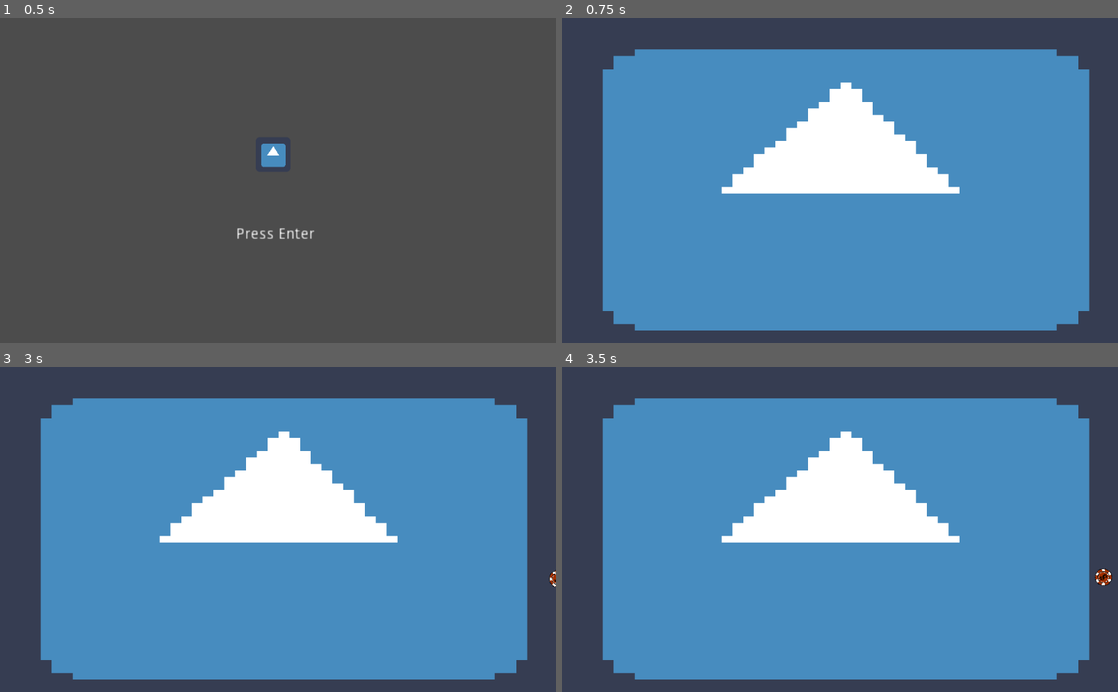
Above: before the commit, frames 1-4 (two rows, left to right).
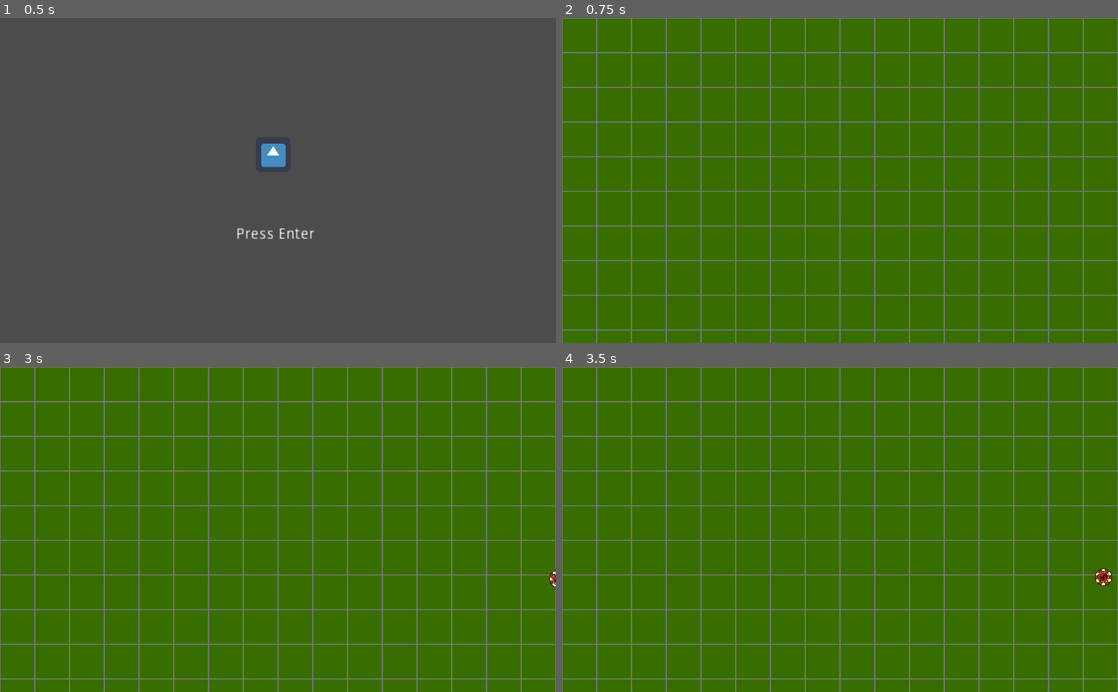
Above: after the commit, the same moments.

Repository: ConnorWhalen/gmtk2022
Game: Godot game, scene res://scenes/Main.tscn
Same seed, same stepped clock (60 frames per second), same inputs: the game is played once before the commit and once after it. The engine's default icon, where the game draws it, is replaced by a stand-in: a white triangle on a blue panel in a dark square.
Inputs:
- Up to frame 1 (0.5 s): no input
- Up to frame 2 (0.75 s): tap Enter (ui_accept) at 0.5 s
- Up to frame 3 (3 s): tap Enter (ui_accept) at 0.77, 1.25, 1.52, 2, 2.75 s
- Up to frame 4 (3.5 s): tap Enter (ui_accept) at 3.02 s

Frame 1 is identical in both runs. In frame 2, 100% of the frame differs, in the area x 0-100%, y 0-100%; in frame 3, 100%; in frame 4, 100%.

Commit message:
add basic game background and special tiles

Diff:
--- a/scenes/Game.gd
+++ b/scenes/Game.gd
@@ -2,24 +2,39 @@
 
 
 onready var Chip = preload("res://scenes/Chip.tscn")
+onready var Special = preload("res://scenes/Special.tscn")
 
 var chips = []
+var specials = []
 
 
 func _ready():
 	$ChipTimer.start()
+	$SpecialTimer.start()
 
 
 func _process(delta):
-	for i in range(chips.size()-1, -1, -1):
-		var chip = chips[i]
-		if chip.dead:
-			remove_child(chip)
-			chips.remove(i)
+	cull(chips)
+	cull(specials)
 
 
 
 func _on_ChipTimer_timeout():
 	var chip = Chip.instance()
+	chip.z_index = 1
 	add_child(chip)
 	chips.append(chip)
+
+
+func _on_SpecialTimer_timeout():
+	var special = Special.instance()
+	add_child(special)
+	specials.append(special)
+
+
+func cull(nodes):
+	for i in range(nodes.size()-1, -1, -1):
+		var node = nodes[i]
+		if node.dead:
+			remove_child(node)
+			nodes.remove(i)
--- a/scenes/Game.tscn
+++ b/scenes/Game.tscn
@@ -1,17 +1,20 @@
 [gd_scene load_steps=3 format=2]
 
-[ext_resource path="res://icon.png" type="Texture" id=1]
+[ext_resource path="res://assets/board.png" type="Texture" id=1]
 [ext_resource path="res://scenes/Game.gd" type="Script" id=2]
 
 [node name="Game" type="Node2D"]
 script = ExtResource( 2 )
 
 [node name="BG" type="Sprite" parent="."]
-position = Vector2( 512.75, 299.75 )
-scale = Vector2( 19.9141, 12.0703 )
+position = Vector2( 512, 300 )
 texture = ExtResource( 1 )
 
 [node name="ChipTimer" type="Timer" parent="."]
 wait_time = 2.0
 
+[node name="SpecialTimer" type="Timer" parent="."]
+wait_time = 5.0
+
 [connection signal="timeout" from="ChipTimer" to="." method="_on_ChipTimer_timeout"]
+[connection signal="timeout" from="SpecialTimer" to="." method="_on_SpecialTimer_timeout"]
--- /dev/null
+++ b/scenes/Special.gd
@@ -0,0 +1,40 @@
+extends Node2D
+
+var SCREEN_HEIGHT = ProjectSettings.get_setting("display/window/size/height")
+var SCREEN_WIDTH = ProjectSettings.get_setting("display/window/size/width")
+var TILE_SIZE = 64
+
+export var value: int = 1
+var dead: bool = false
+var tile = [0, 0]
+
+
+func _ready():
+	var rng = RandomNumberGenerator.new()
+	rng.randomize()
+	value = rng.randi() % 6
+	$Label.text = str(value)
+
+	rng.randomize()
+	tile[0] = rng.randi() % (SCREEN_WIDTH/TILE_SIZE)
+	rng.randomize()
+	tile[1] = rng.randi() % (SCREEN_HEIGHT/TILE_SIZE)
+	position = Vector2(tile[0]*TILE_SIZE, tile[1]*TILE_SIZE)
+
+
+func _process(delta):
+	pass
+
+
+func _on_DeathTimer_timeout():
+	yield(get_tree().create_timer(0.5, false), "timeout")
+	visible = false
+	yield(get_tree().create_timer(0.5, false), "timeout")
+	visible = true
+	yield(get_tree().create_timer(0.5, false), "timeout")
+	visible = false
+	yield(get_tree().create_timer(0.5, false), "timeout")
+	visible = true
+	yield(get_tree().create_timer(0.5, false), "timeout")
+	visible = false
+	dead = true
--- /dev/null
+++ b/scenes/Special.tscn
@@ -0,0 +1,29 @@
+[gd_scene load_steps=3 format=2]
+
+[ext_resource path="res://icon.png" type="Texture" id=1]
+[ext_resource path="res://scenes/Special.gd" type="Script" id=2]
+
+[node name="Special" type="Node2D"]
+script = ExtResource( 2 )
+
+[node name="Sprite" type="Sprite" parent="."]
+position = Vector2( 32, 32 )
+texture = ExtResource( 1 )
+
+[node name="Label" type="Label" parent="."]
+margin_top = 25.0
+margin_right = 64.0
+margin_bottom = 39.0
+custom_colors/font_color = Color( 0, 0, 0, 1 )
+text = "1"
+align = 1
+__meta__ = {
+"_edit_use_anchors_": false
+}
+
+[node name="DeathTimer" type="Timer" parent="."]
+wait_time = 10.0
+one_shot = true
+autostart = true
+
+[connection signal="timeout" from="DeathTimer" to="." method="_on_DeathTimer_timeout"]
Binary file added: assets/board.png
Not shown, added: assets/board.png.import
